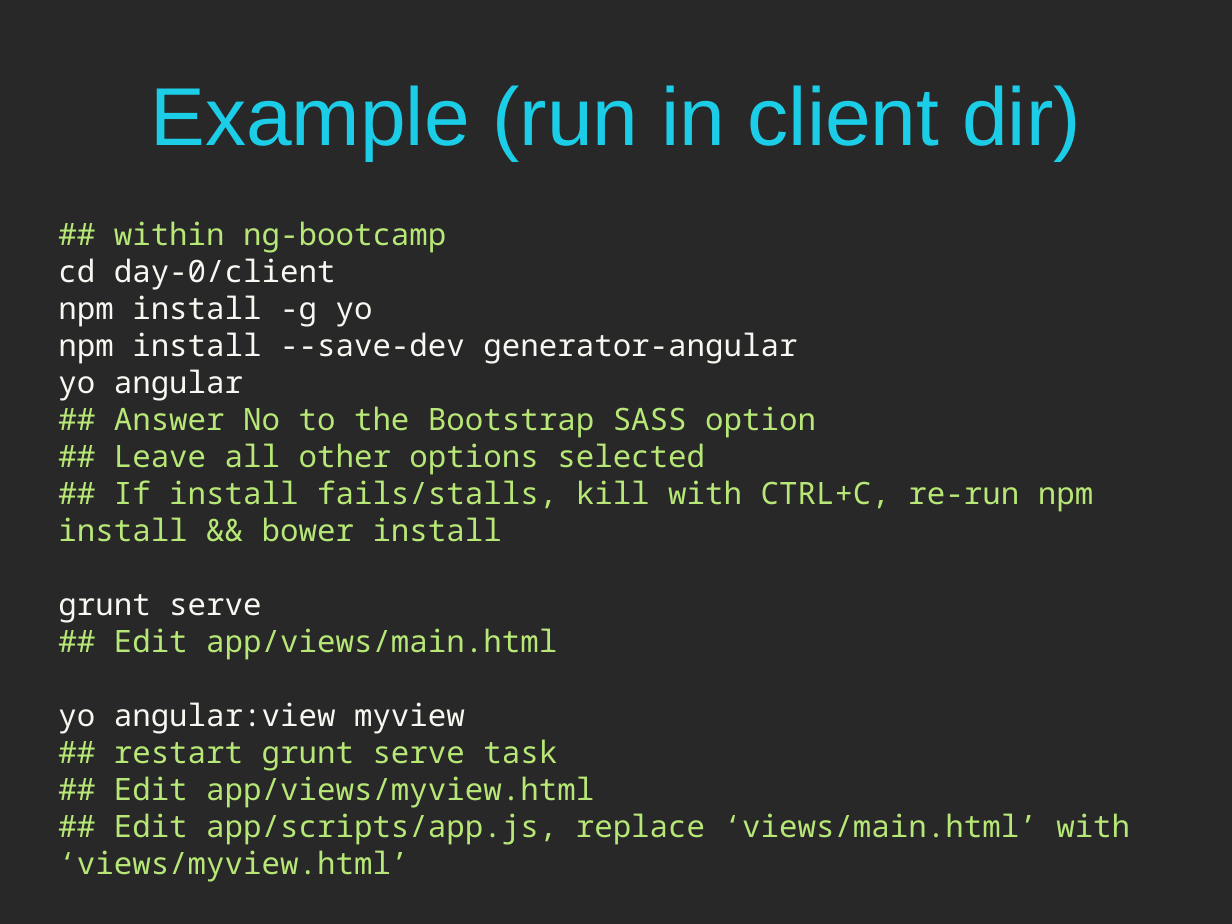
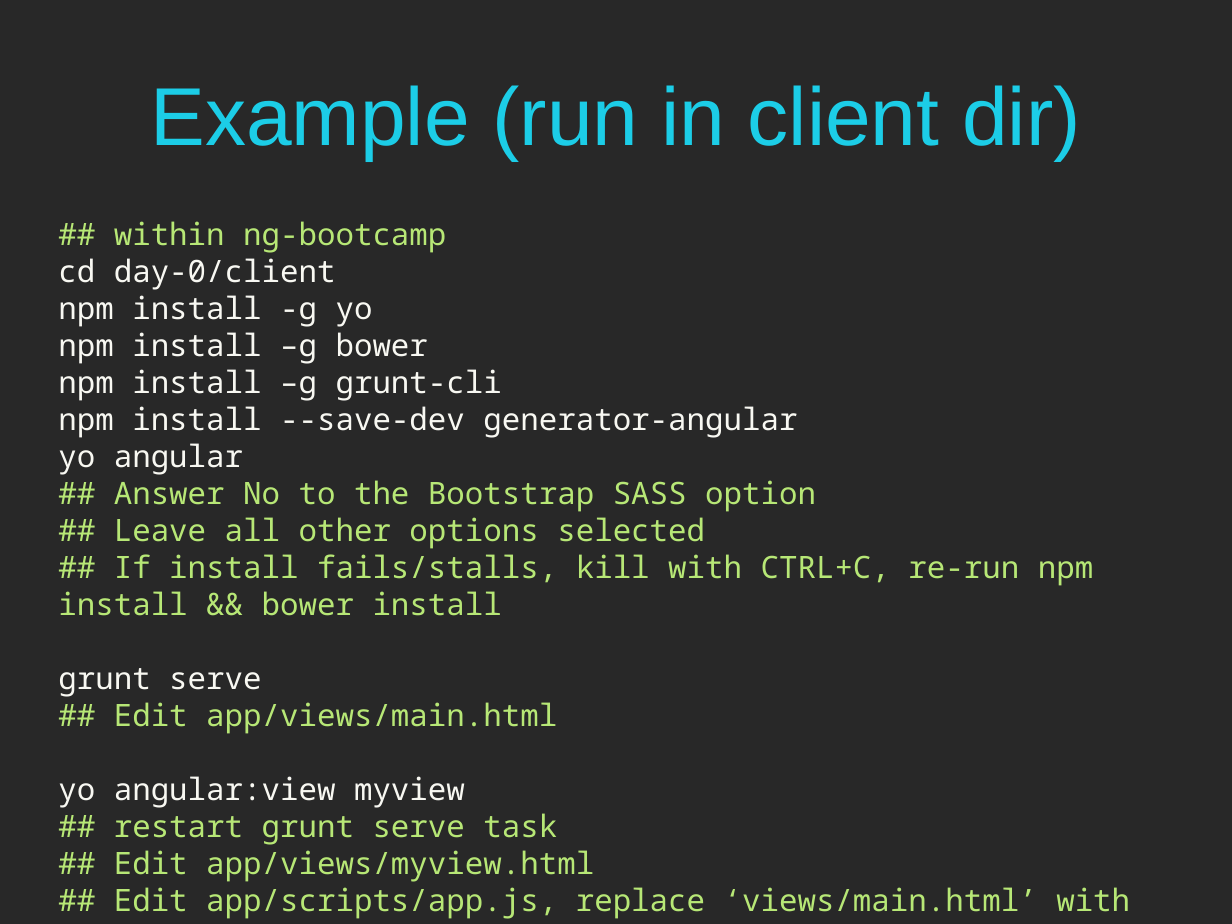
Before and after one commit to pmaccart/ng-bootcamp, a slide deck: slide 17 of slides/ng-bootcamp-day-0.pptx. Drawn at 1232x924 pixels with LibreOffice and Linux fonts; fonts in the diff are those of the drawing. Boxes give left, top, right and bottom in pixels: in the first picture for what was removed or moved away, otherwise in the second. Text is boxed around its words. In the diff, an @@ line names an element or a change of style, - is before the commit and + after.

```diff
--- a/slides/ng-bootcamp-day-0.pptx
+++ b/slides/ng-bootcamp-day-0.pptx
@@ text at (58,332,502,401): paragraphs added @@
+npm install –g bower
+npm install –g grunt-cli
```
Also in this commit, not shown: 1 other slide changed.
